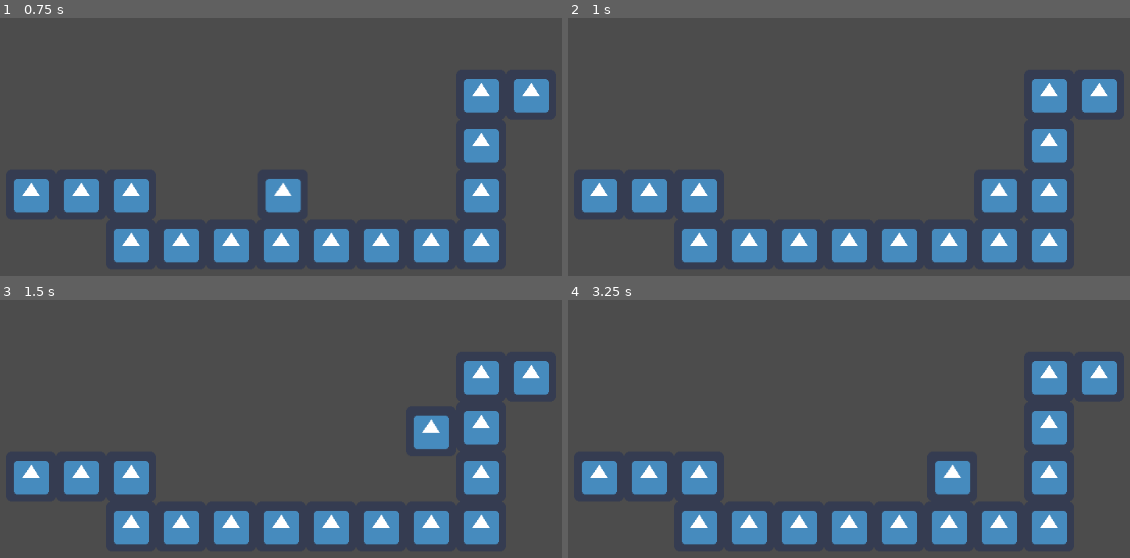
Above: before the commit, frames 1-4 (two rows, left to right).
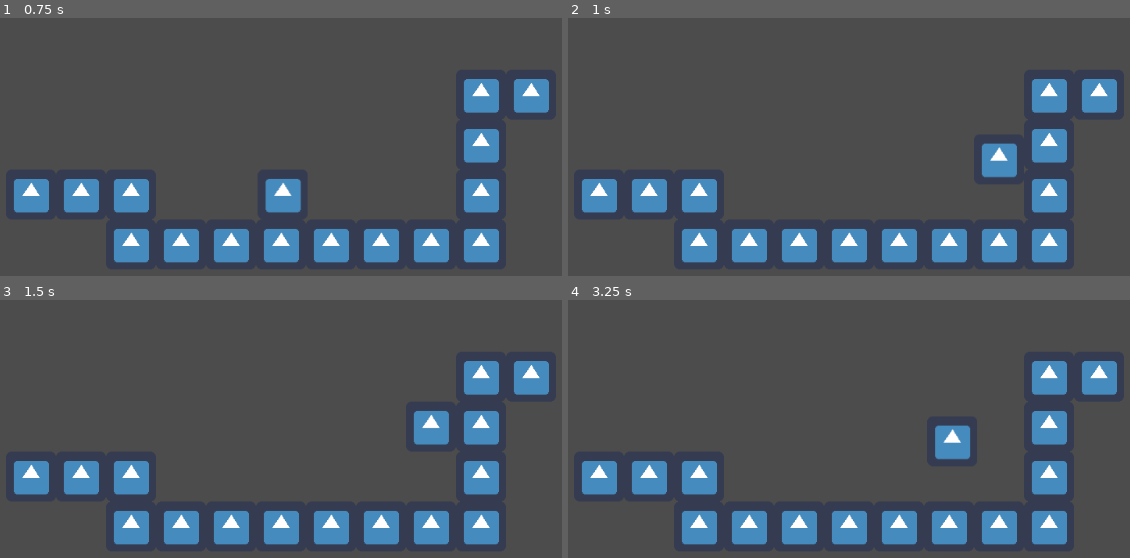
Above: after the commit, the same moments.

Repository: MauveMagician/ten-dragon-action
Game: Godot game, scene res://scene/testscene.tscn
Two runs of this game, one before a commit and one after it. Both use one fixed random seed, a clock stepped at 60 frames per second and the inputs below. The engine's default icon, where the game draws it, is replaced by a stand-in: a white triangle on a blue panel in a dark square.
Inputs:
- Up to frame 1 (0.75 s): hold Right (ui_right) from 0.53 s (still down); tap C (dash) at 0.6 s
- Up to frame 2 (1 s): keep holding Right (ui_right); tap Z (jump) at 0.77, 0.8 s
- Up to frame 3 (1.5 s): keep holding Right (ui_right); tap Z (jump) at 1.07, 1.35 s
- Up to frame 4 (3.25 s): tap Z (jump) at 1.52, 1.82, 2.3, 3.02 s; tap C (dash) at 1.55, 2.1, 2.85 s; tap Enter at 2 s; release Right (ui_right) at 2.03 s; hold Left (ui_left) 2.03-2.78 s; hold Right (ui_right) from 2.78 s (still down)

Frame 1 is identical in both runs. In frame 2, 1.6% of the frame differs, in the area x 73-80%, y 48-76%; in frame 3, 0.4%; in frame 4, 1.6%, in the area x 65-72%, y 48-76%.

Commit message:
improved dash again :)

Diff:
--- a/scene/PlayerCharacter.gd
+++ b/scene/PlayerCharacter.gd
@@ -7,6 +7,8 @@
 var motion = Vector2()
 var facingLeft = -1
 var dashing = false
+var airdash = false
+var gravity = true
 
 func _ready():
 	# Called when the node is added to the scene for the first time.
@@ -16,23 +18,26 @@
 func dash ():
 	motion.y = 0
 	dashing = true
+	gravity = false
 	$DashTiming.start()
 
 func _on_DashTiming_timeout():
+	gravity = true
 	dashing = false
+	airdash = false
 
 func _physics_process(delta):
+	if gravity:
+		motion.y -= GRAVITY_SPEED
 	if dashing:
 		motion.x += facingLeft * 35
-	if Input.is_action_just_pressed("dash") and not dashing:
-		dash ()
-	if Input.is_action_just_pressed("jump"):
-		if is_on_floor():
-			motion.y = verticalSpeed
-	elif Input.is_action_just_released("jump") and motion.y < GRAVITY_SPEED:
-		motion.y = GRAVITY_SPEED
-	if not dashing:
-		motion.y -= GRAVITY_SPEED
+	else:
+		if Input.is_action_just_pressed("dash"):
+			if is_on_floor():
+				airdash = false
+			else:
+				airdash = true
+			dash ()
 		if Input.is_action_pressed("ui_right"):
 			facingLeft = 1
 			motion.x = horizontalSpeed
@@ -41,4 +46,11 @@
 			motion.x = -horizontalSpeed
 		else:
 			motion.x = 0
+	if Input.is_action_just_pressed("jump"):
+		if is_on_floor():
+			motion.y = verticalSpeed
+	elif gravity and Input.is_action_just_released("jump") and motion.y < GRAVITY_SPEED:
+		motion.y = GRAVITY_SPEED
+	if is_on_floor():
+		gravity = true
 	motion = move_and_slide(motion, FLOOR_NORMAL)
